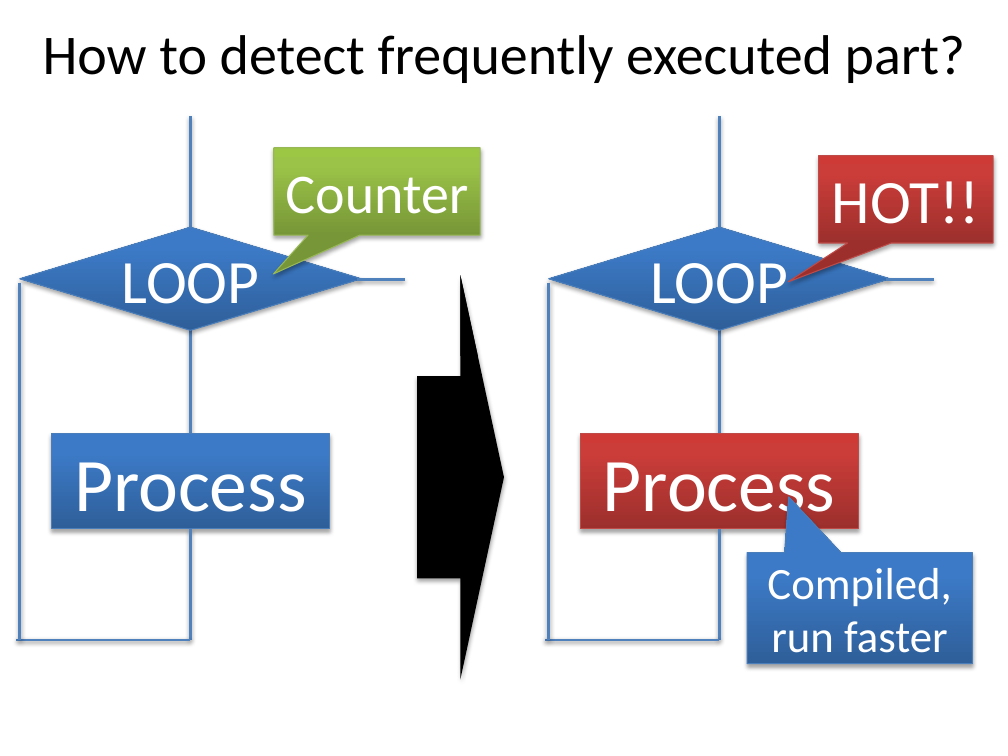
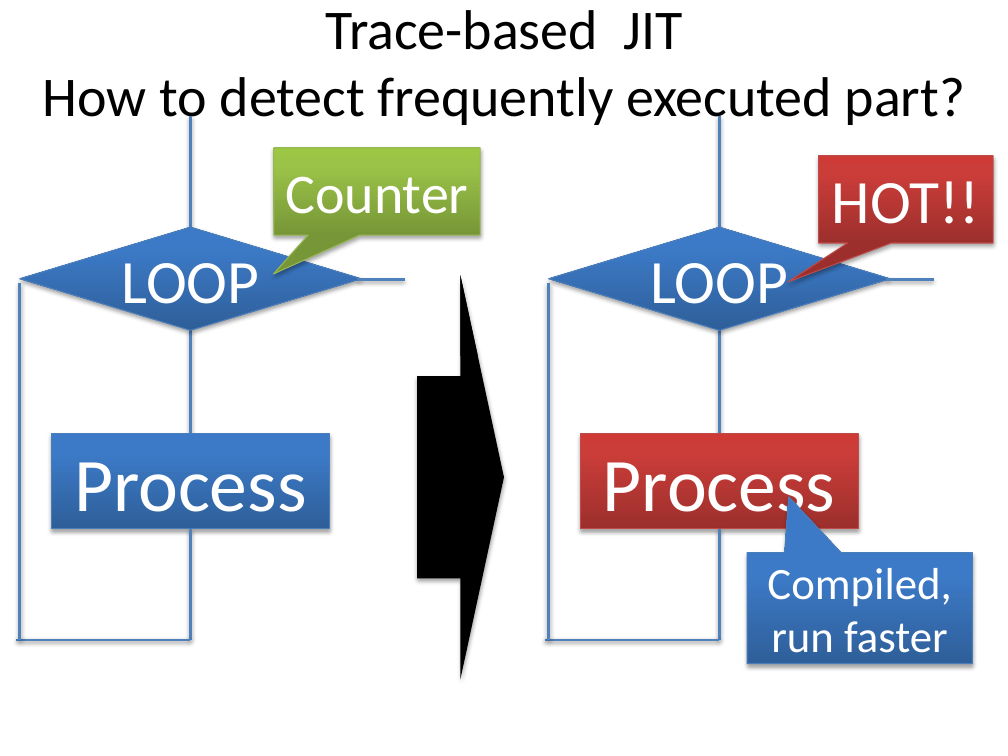
Before and after one commit to ryotaro/pyconjp2012slide, a slide deck: slide 25 of master/Fundamental Technologies Used in PyPy JIT Compiler.pptx. Drawn at 1008x756 pixels with LibreOffice and Linux fonts; fonts in the diff are those of the drawing. Boxes give left, top, right and bottom in pixels: in the first picture for what was removed or moved away, otherwise in the second. Text is boxed around its words. In the diff, an @@ line names an element or a change of style, - is before the commit and + after.

```diff
--- a/master/Fundamental Technologies Used in PyPy JIT Compiler.pptx
+++ b/master/Fundamental Technologies Used in PyPy JIT Compiler.pptx
@@ title at (43,10,965,130): text changed @@
-How to detect frequently executed part?
+Trace-based JIT
+How to detect frequently executed part?
```
Also in this commit, not shown: 1 other slide changed, 2 slides added, 1 slide removed.
